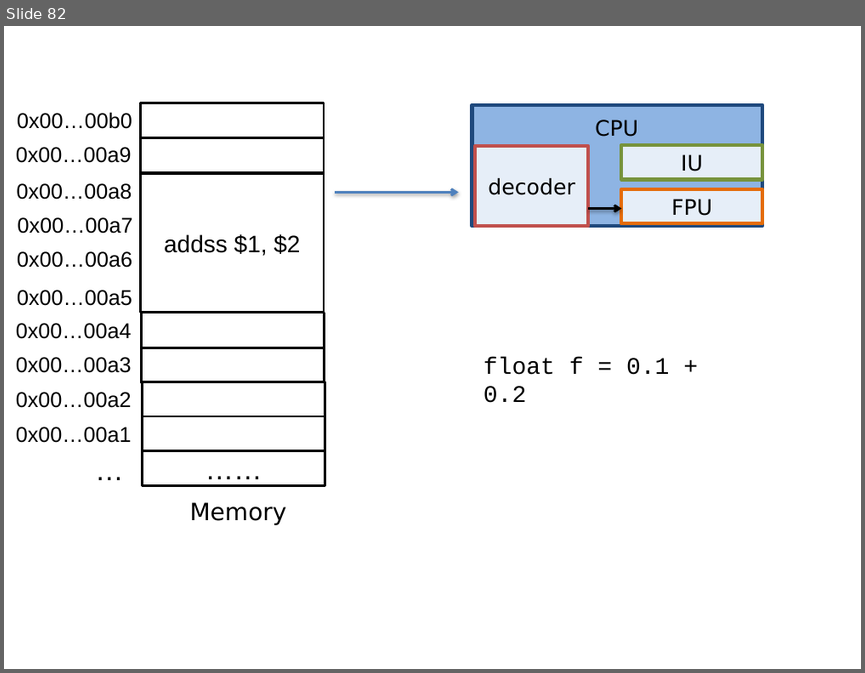
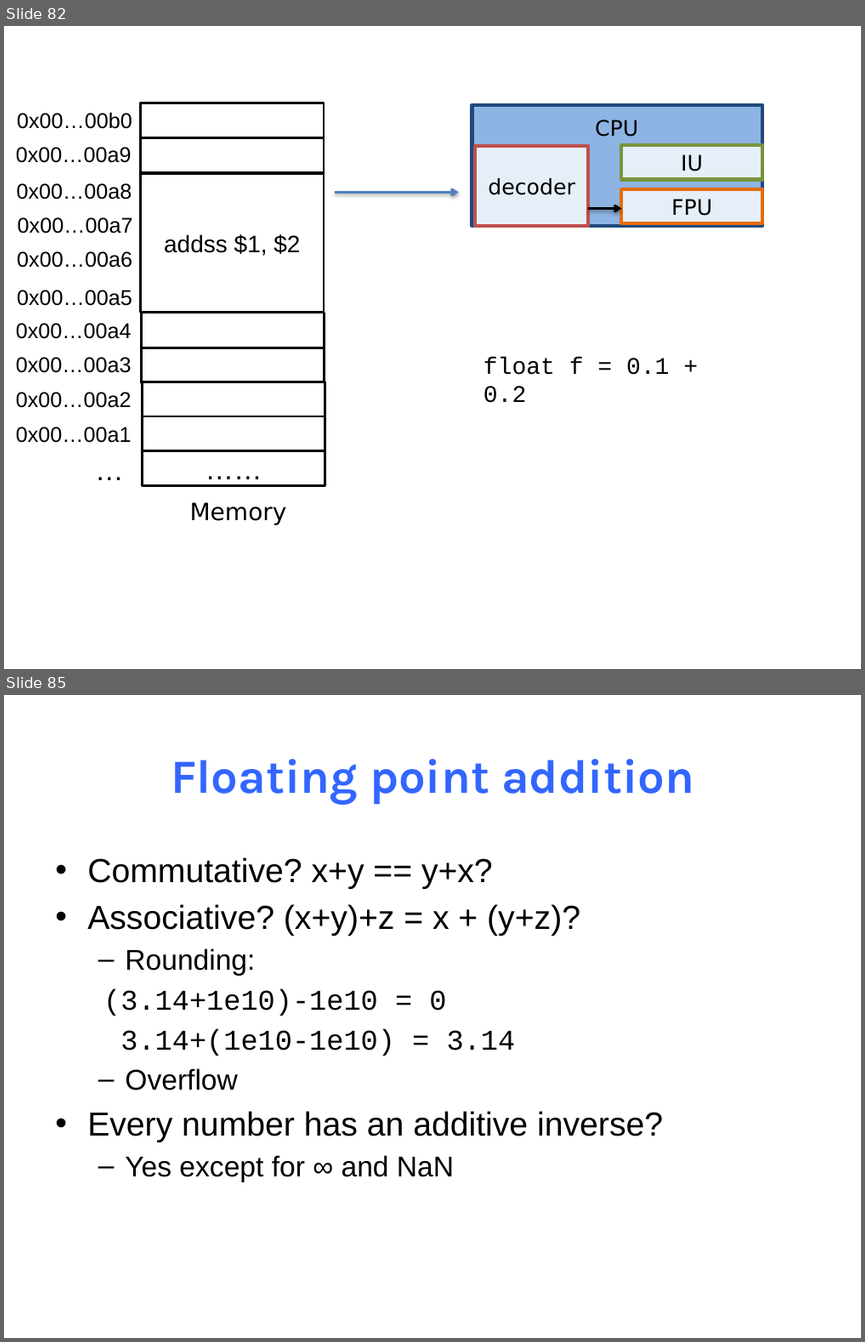
Before and after one commit to NYU-CSO/nyu-cso.github.io, a slide deck: notes/03-floats.pptx. Shown one above the other, each under a label of ours: slide 82 before the commit, slides 82 and 85 after it; the slides between them are not shown. The pictures are 865x673 and 865x1342 pixels, drawn with LibreOffice and Linux fonts; fonts in the diff are those of the drawing. Boxes give left, top, right and bottom in pixels: in the first picture for what was removed or moved away, otherwise in the second. Text is boxed around its words. In the diff, an @@ line names an element or a change of style, - is before the commit and + after.

```diff
--- a/notes/03-floats.pptx
+++ b/notes/03-floats.pptx
@@ slide 85 added at (4, 695, 861, 1338), background #FFFFFF @@
@@ title added at (171, 759, 694, 805), 40 pt, text #3366FF, bold @@
+Floating point addition
@@ text added at (87, 857, 663, 1182), 28 pt, text #000000 @@
+• Commutative? x+y == y+x?
+• Associative? (x+y)+z = x + (y+z)?
+  – Rounding:
+  (3.14+1e10)-1e10 = 0
+  3.14+(1e10-1e10) = 3.14
+  – Overflow
+• Every number has an additive inverse?
+  – Yes except for ∞ and NaN
```
Also in this commit, not shown: 8 other slides added, 1 other file.
